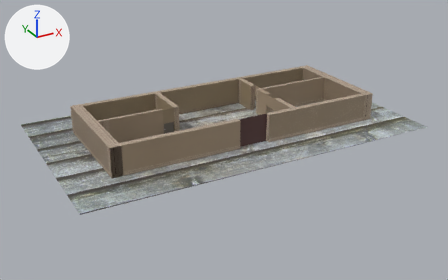
A saved change to the Blender file Assets/3D_textures/Inside_House.blend.
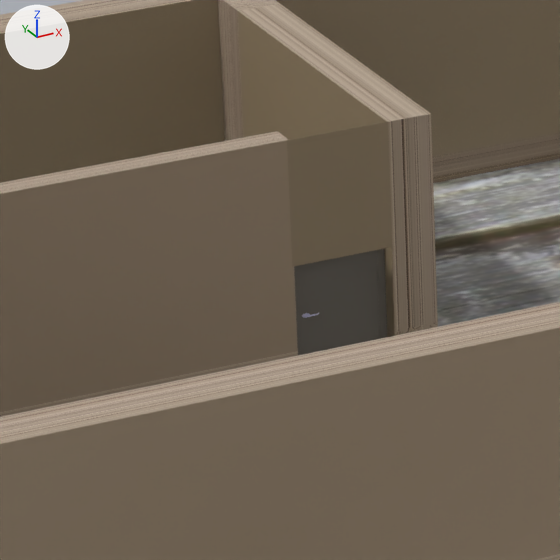
The first picture shows the older version from a camera (50 mm lens) standing at (-149.8, -247.6, 127.8) and looking at (-2.8, 19.6, -5.8). The close-ups show the older and then the newer version on the part from 29% to 43% of the width and 34% to 56% of the height of that picture. Only the edits that show in the close-ups are written down. Every picture has the same lights, and +X, +Y and +Z are marked at upper left.

The first close-up shows 'Door', 'DoorFrame', 'Ground', 'Handle_Back', 'Inner Walls', 'Walls'.
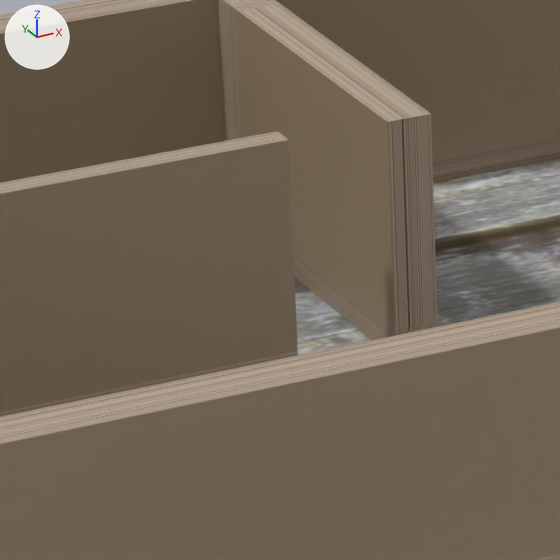
Edits to the bpy script that builds the scene:
```text
Change me_cube_007:
    used by ob_inner_walls; location = (25.93, -0.64, 0.88); rotation_euler = (0.0, 0.0, -3.142), in degrees (0, 0, -180); scale = (1.39, 1.59, 1.0)
    verts and faces of me_cube_007; kept vertices keep their numbers, new ones are numbered from 140
    before: 67 (39.0, -17.3, 6.2) at pixel (391, 247), 73 (39.0, -17.3, 14.0) at pixel (387, 121), 75 (43.5, -17.3, 6.2) at pixel (292, 266), 76 (43.5, -17.3, 14.0) at pixel (287, 140)
    remove me_cube_007.from_pydata(...)  # 140 vertices, 126 faces; spans x -32.1..68.0, y -32.9..1.0, z -1.0..14.0
    add me_cube_007.from_pydata(...)  # 132 vertices, 121 faces; spans x -32.1..68.0, y -32.9..1.0, z -1.0..14.0
    me_cube_007 part 1
    add delete_vertices([75, 76])  # with the faces that use them
    other edits to the shape of me_cube_007 do not show in these pictures
Remove ob_doorframe:
    ob_doorframe = bpy.data.objects.new('DoorFrame', me_doorfrane)
    ob_doorframe.parent = ob_door_group
    ob_doorframe.location = (0.0, 0.0, 0.0)
Remove ob_door:
    ob_door = bpy.data.objects.new('Door', me_door)
    ob_door.parent = ob_doorframe
    ob_door.location = (0.418, -0.0221, 1.05)
Change ob_handle_front:
    remove ob_handle_front.parent = ob_door
Remove ob_handle_back:
    ob_handle_back = bpy.data.objects.new('Handle_Back', me_handle_back)
    ob_handle_back.parent = ob_door
    ob_handle_back.location = (-0.764, 0.005, 0.0)
    _m = ob_handle_back.modifiers.new('Subdivision', 'SUBSURF')
    _m.levels = 2
```

Location of each change, (x1, y1, x2, y2) in pixels of the close-ups (560 x 560 px):
'Door', deleted: before (297, 250, 380, 355)
'DoorFrame', deleted (mostly hidden): before (294, 249, 387, 355)
'Handle_Back', deleted: before (302, 313, 319, 318)
part 1 of me_cube_007, deleted (brown): before (287, 122, 392, 267)
